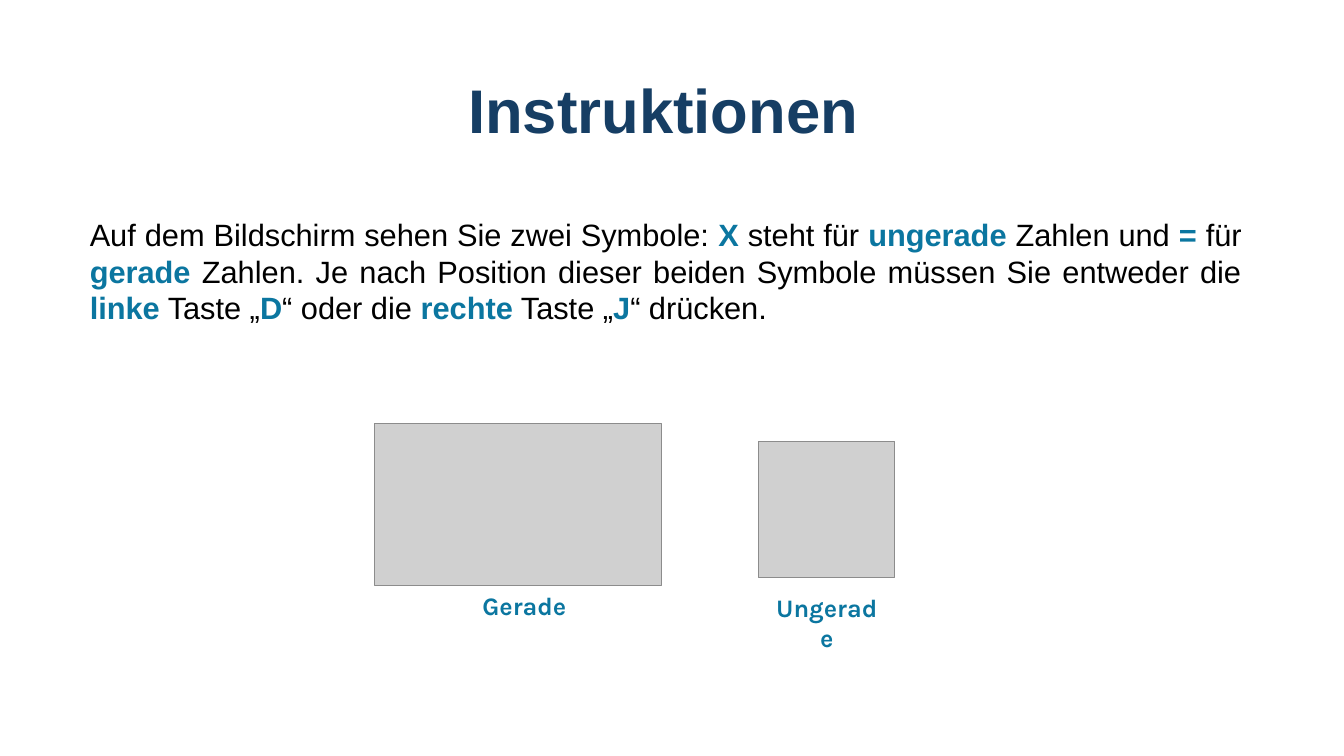
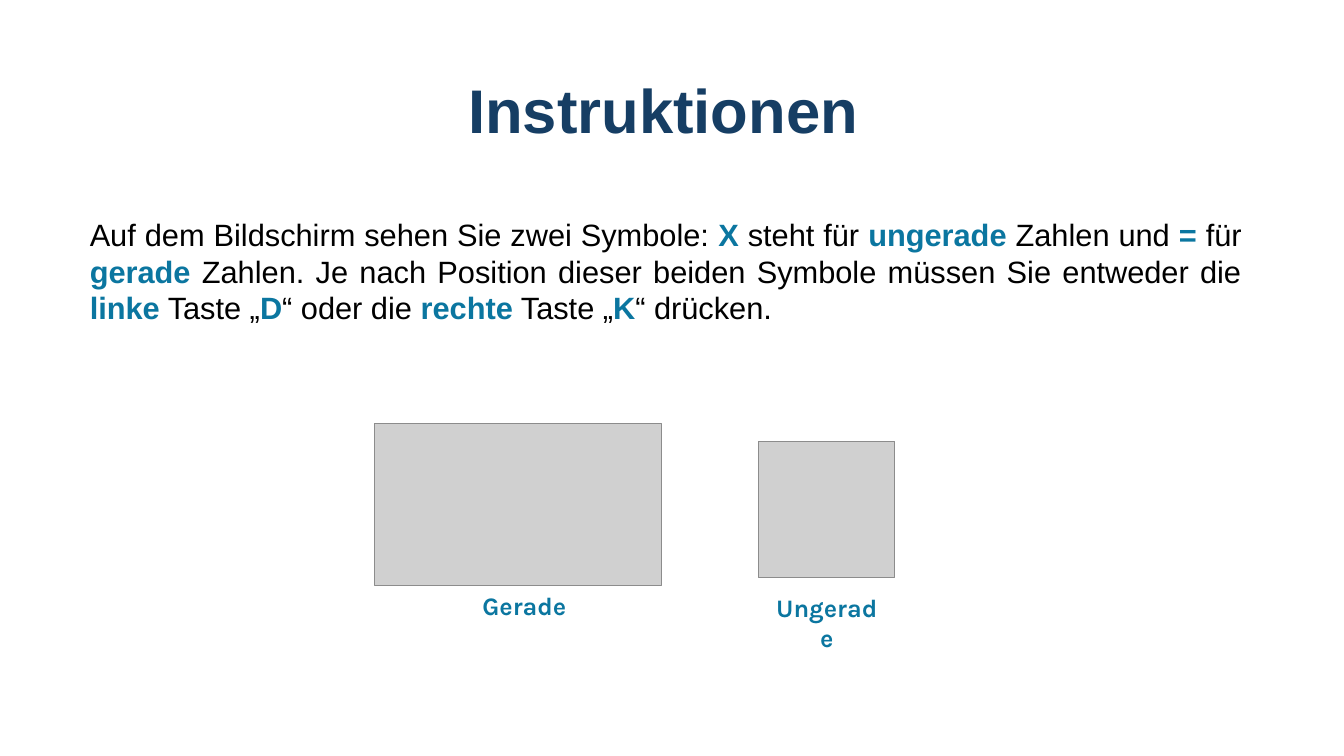
Before and after one commit to GidonFrischkorn/Ambizione-IndividualDifferencesStudy, a slide deck: slide 3 of tasks/number_judgement_changingSR/assets/instructions_digit_changeSR.pptx. Drawn at 1344x756 pixels with LibreOffice and Linux fonts; fonts in the diff are those of the drawing; grey boxes stand for pictures. Boxes give left, top, right and bottom in pixels: in the first picture for what was removed or moved away, otherwise in the second. Text is boxed around its words. In the diff, an @@ line names an element or a change of style, - is before the commit and + after.

```diff
--- a/tasks/number_judgement_changingSR/assets/instructions_digit_changeSR.pptx
+++ b/tasks/number_judgement_changingSR/assets/instructions_digit_changeSR.pptx
@@ text at (90, 223, 1242, 323): text changed @@
-Auf dem Bildschirm sehen Sie zwei Symbole: X steht für ungerade Zahlen und = für gerade Zahlen. Je nach Position dieser beiden Symbole müssen Sie entweder die linke Taste „D“ oder die rechte Taste „J“ drücken.
+Auf dem Bildschirm sehen Sie zwei Symbole: X steht für ungerade Zahlen und = für gerade Zahlen. Je nach Position dieser beiden Symbole müssen Sie entweder die linke Taste „D“ oder die rechte Taste „K“ drücken.
```
Also in this commit, not shown: 3 other slides changed, 11 other files.
